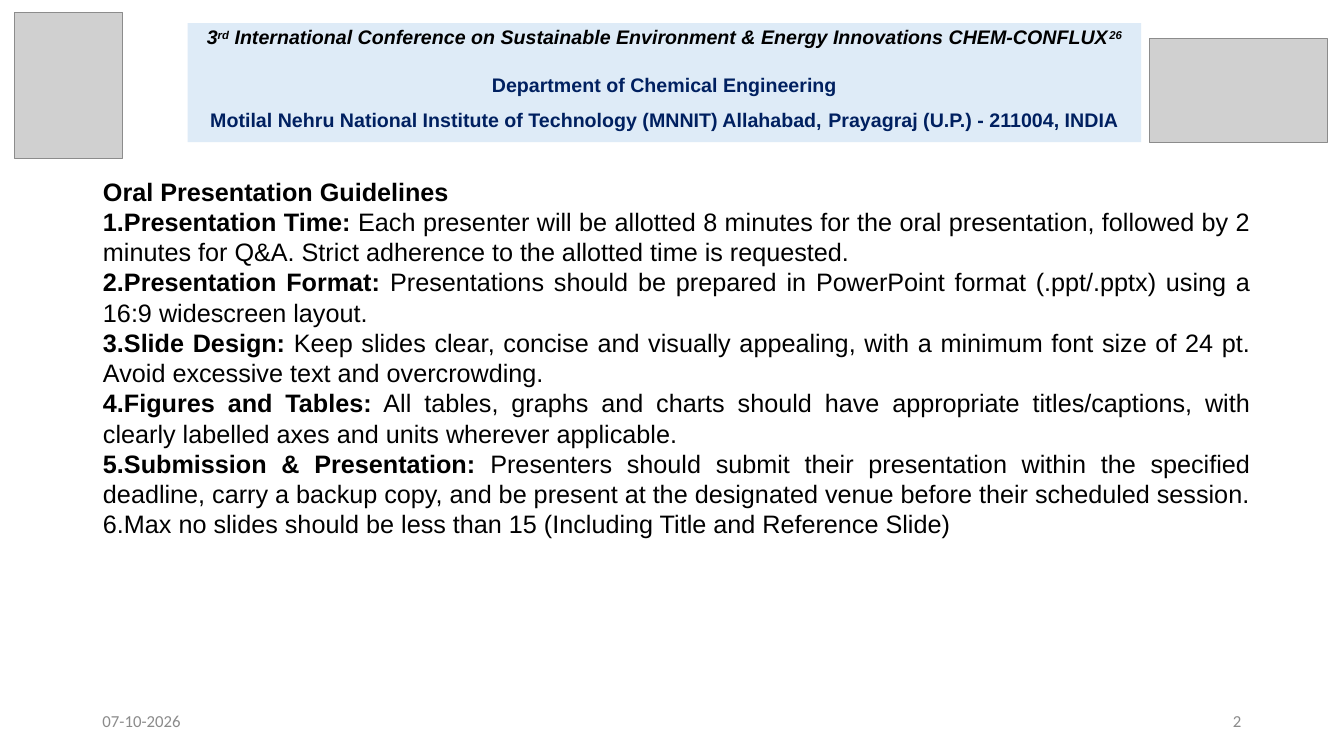
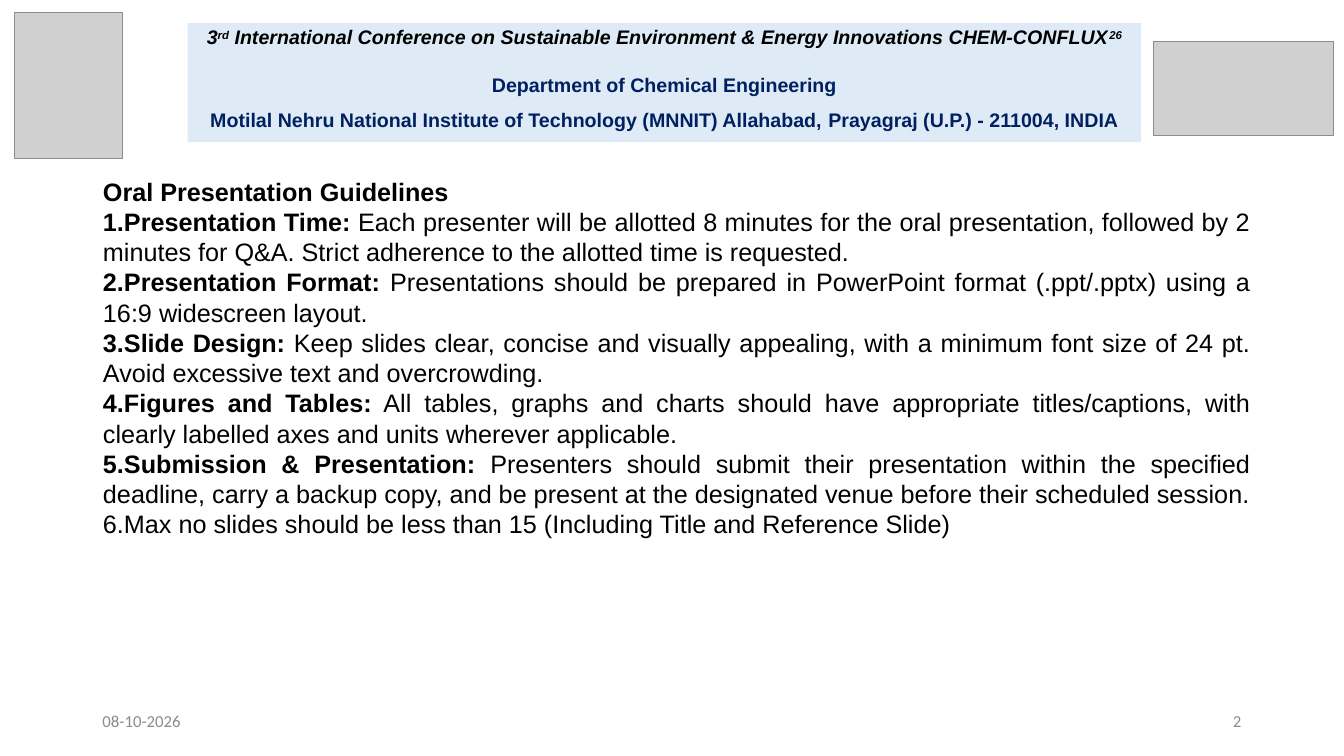
Before and after one commit to pareekutkarsh004/Chemocon-flux, a slide deck: slide 2 of Frontend/public/CHEMCONFLUX26 Oral Ppt template.pptx. Drawn at 1344x756 pixels with LibreOffice and Linux fonts; fonts in the diff are those of the drawing; grey boxes stand for pictures. Boxes give left, top, right and bottom in pixels: in the first picture for what was removed or moved away, otherwise in the second. Text is boxed around its words. In the diff, an @@ line names an element or a change of style, - is before the commit and + after.

```diff
--- a/Frontend/public/CHEMCONFLUX26 Oral Ppt template.pptx
+++ b/Frontend/public/CHEMCONFLUX26 Oral Ppt template.pptx
@@ picture: place and size @@
-picture at <box>1149,38,1328,142</box>
+picture at <box>1154,41,1335,135</box>
@@ text at <box>102,715,180,727</box>: text changed @@
-07-10-2026
+08-10-2026
```
Also in this commit, not shown: 1 other slide changed, 4 other files.
